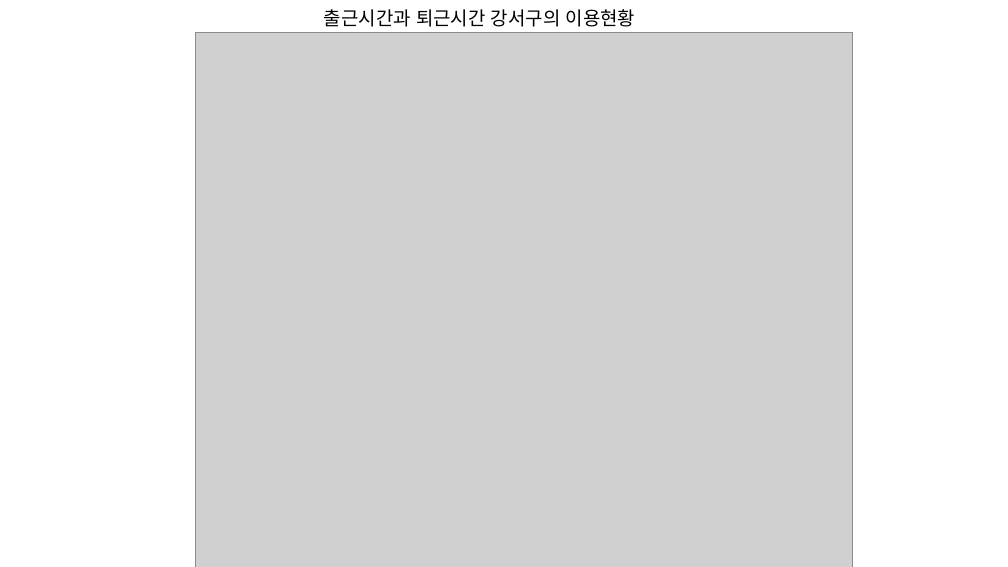
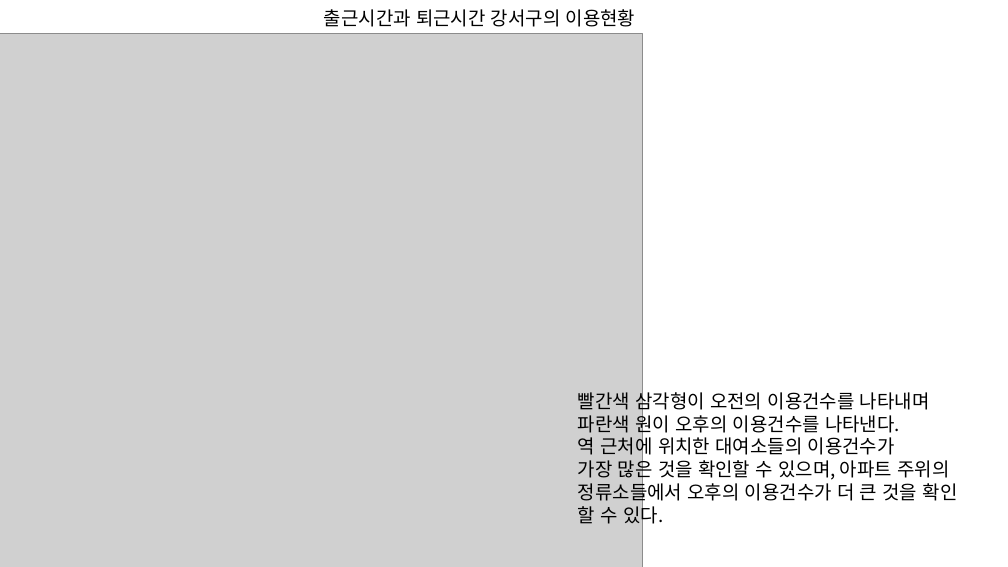
Before and after one commit to nyeoni/R-bike-analysis, a slide deck: slide 10 of FinalProject.pptx. Drawn at 1008x567 pixels with LibreOffice and Linux fonts; fonts in the diff are those of the drawing; grey boxes stand for pictures. Boxes give left, top, right and bottom in pixels: in the first picture for what was removed or moved away, otherwise in the second. Text is boxed around its words. In the diff, an @@ line names an element or a change of style, - is before the commit and + after.

```diff
--- a/FinalProject.pptx
+++ b/FinalProject.pptx
@@ picture resized from (x1=196, y1=33, x2=853, y2=567) to (x1=0, y1=33, x2=643, y2=567) @@
@@ text added at (x1=578, y1=389, x2=958, y2=527), 18 pt, text #000000 @@
+빨간색 삼각형이 오전의 이용건수를 나타내며
+파란색 원이 오후의 이용건수를 나타낸다.
+역 근처에 위치한 대여소들의 이용건수가
+가장 많은 것을 확인할 수 있으며, 아파트 주위의
+정류소들에서 오후의 이용건수가 더 큰 것을 확인
+할 수 있다.
```
Also in this commit, not shown: 1 other slide changed, 1 slide added.
